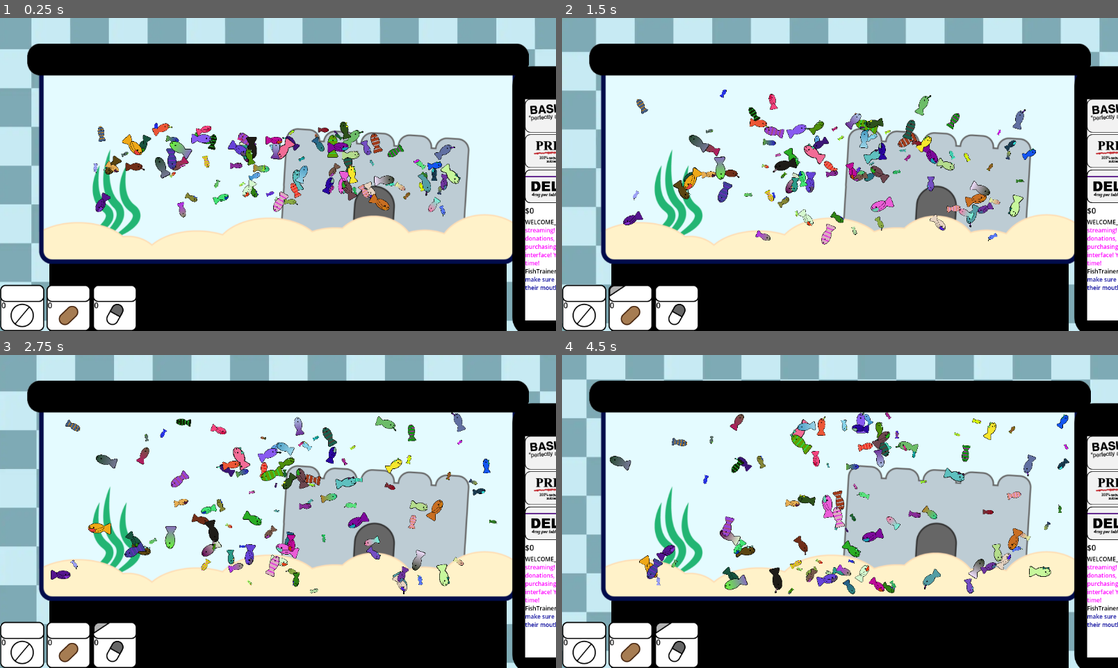
Above: before the commit, frames 1-4 (two rows, left to right).
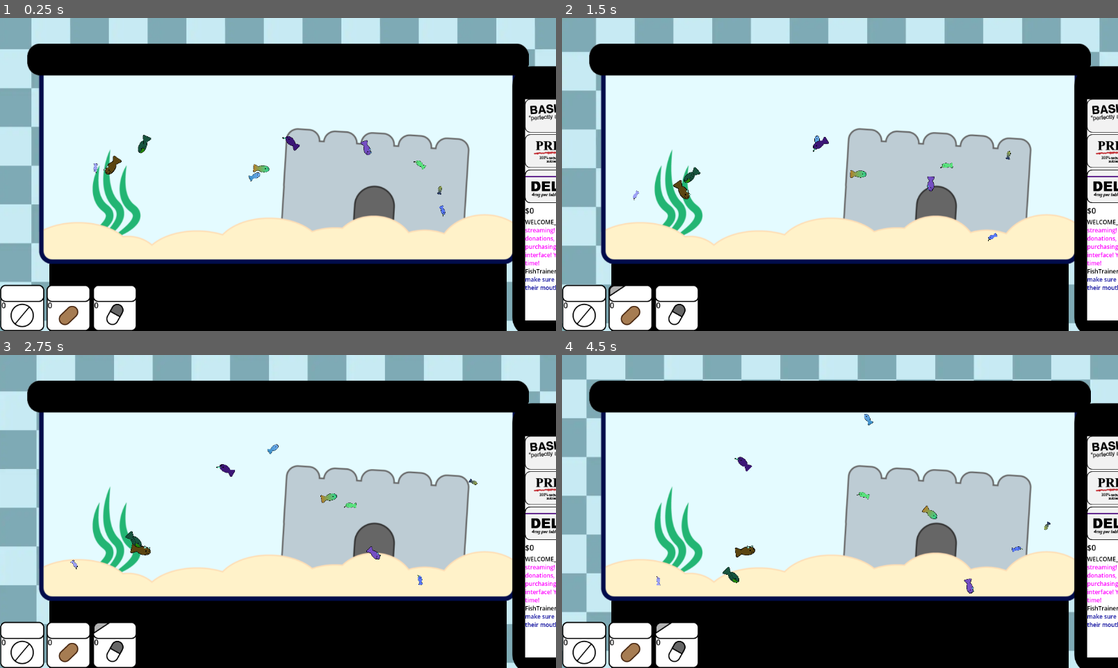
Above: after the commit, the same moments.

Repository: BaliDoggo/brackeys2025
Game: Godot game, scene res://scenes/main.tscn
Two runs of this game, one before a commit and one after it. Both use one fixed random seed, a clock stepped at 60 frames per second and the inputs below. The engine's default icon, where the game draws it, is replaced by a stand-in: a white triangle on a blue panel in a dark square.
Inputs:
- Up to frame 1 (0.25 s): no input
- Up to frame 2 (1.5 s): click "0" at 0.5 s; click "0" at 1.25 s
- Up to frame 3 (2.75 s): click "0" at 2 s
- Up to frame 4 (4.5 s): click "0" at 2.75 s; click "0" at 3.5 s; click "0" at 4.25 s

The runs differ from the first frame. In frame 1, 4.3% of the frame differs, in the area x 17-83%, y 33-64%; in frame 2, 4.6%; in frame 3, 4.7%, in the area x 9-90%, y 18-77%; in frame 4, 4.7%.

Commit message:
buncha sounds

Diff:
--- a/scenes/credits.tscn
+++ b/scenes/credits.tscn
@@ -1,7 +1,8 @@
-[gd_scene load_steps=4 format=3 uid="uid://ccjc0ymnfnfb6"]
+[gd_scene load_steps=5 format=3 uid="uid://ccjc0ymnfnfb6"]
 
 [ext_resource type="Script" path="res://scripts/credits.gd" id="1_gvxe8"]
 [ext_resource type="AudioStream" uid="uid://c578q37ho3n8r" path="res://assets/FishInspectorFinal.wav" id="2_t7x25"]
+[ext_resource type="AudioStream" uid="uid://cwverm5b6e0bb" path="res://assets/669630__funnyfox22__macscream3.mp3" id="3_c4bmi"]
 [ext_resource type="Texture2D" uid="uid://b0kncg2dc6w3f" path="res://assets/phone.svg" id="3_w61wh"]
 
 [node name="Credits" type="Node2D"]
@@ -26,12 +27,15 @@
 text = "[center]The abomination bursts out of the tank.[/center]"
 
 [node name="Timer" type="Timer" parent="."]
-wait_time = 3.0
 one_shot = true
 autostart = true
 
 [node name="InspectorSong" type="AudioStreamPlayer2D" parent="."]
 stream = ExtResource("2_t7x25")
+
+[node name="Scream" type="AudioStreamPlayer2D" parent="."]
+stream = ExtResource("3_c4bmi")
+volume_db = 24.0
 
 [node name="Phone" type="CanvasLayer" parent="."]
 offset = Vector2(575, 650)
--- a/scenes/fish.tscn
+++ b/scenes/fish.tscn
@@ -1,8 +1,10 @@
-[gd_scene load_steps=5 format=3 uid="uid://depip4tnb2vrl"]
+[gd_scene load_steps=7 format=3 uid="uid://depip4tnb2vrl"]
 
 [ext_resource type="Script" path="res://scripts/fish.gd" id="1_f5ugx"]
 [ext_resource type="Texture2D" uid="uid://1ovrfgyi2k68" path="res://assets/fishtemp.png" id="2_k8ym6"]
 [ext_resource type="Texture2D" uid="uid://cqxo2k8g3nabo" path="res://assets/icon.svg" id="2_rocc4"]
+[ext_resource type="AudioStream" uid="uid://dtqap286h7xfl" path="res://assets/712417__zombyklr__jumpscare-2.mp3" id="4_t5xa0"]
+[ext_resource type="AudioStream" uid="uid://bexdyi581578g" path="res://assets/524609__clearwavsound__bone-crunch.wav" id="5_tftik"]
 
 [sub_resource type="RectangleShape2D" id="RectangleShape2D_c65us"]
 size = Vector2(309, 216)
@@ -26,6 +28,13 @@
 wait_time = 3.0
 one_shot = true
 
+[node name="Scream" type="AudioStreamPlayer" parent="."]
+stream = ExtResource("4_t5xa0")
+
+[node name="Eat" type="AudioStreamPlayer" parent="."]
+stream = ExtResource("5_tftik")
+volume_db = 24.0
+
 [node name="Area" type="Area2D" parent="."]
 
 [node name="CollisionShape2D" type="CollisionShape2D" parent="Area"]
--- a/scenes/fish_tank.tscn
+++ b/scenes/fish_tank.tscn
@@ -32,23 +32,19 @@
 [node name="Fish" type="Node2D" parent="."]
 
 [node name="StaticBody2D" type="LightOccluder2D" parent="."]
-visible = false
 position = Vector2(1065, 502)
 occluder = SubResource("OccluderPolygon2D_dwmhv")
 
 [node name="StaticBody2D4" type="LightOccluder2D" parent="."]
-visible = false
 position = Vector2(1065, -25)
 occluder = SubResource("OccluderPolygon2D_dwmhv")
 
 [node name="StaticBody2D2" type="LightOccluder2D" parent="."]
-visible = false
 position = Vector2(90, 1036)
 rotation = 1.5708
 occluder = SubResource("OccluderPolygon2D_dwmhv")
 
 [node name="StaticBody2D3" type="LightOccluder2D" parent="."]
-visible = false
 position = Vector2(1065, 102)
 rotation = -1.5708
 occluder = SubResource("OccluderPolygon2D_dwmhv")
--- a/scenes/food.tscn
+++ b/scenes/food.tscn
@@ -10,6 +10,8 @@
 [ext_resource type="Texture2D" uid="uid://dwu00o5hp31yw" path="res://assets/primocandark.png" id="6_k5yw2"]
 [ext_resource type="Texture2D" uid="uid://cjetcokyq0631" path="res://assets/deluxcan-open.png" id="7_acjt2"]
 [ext_resource type="Texture2D" uid="uid://dcqp8g6reyxd8" path="res://assets/deluxcandark.png" id="9_wkiu3"]
+[ext_resource type="AudioStream" uid="uid://iyuvfhrb6wg4" path="res://assets/757178__henkonen__blip-4.wav" id="11_chljx"]
+[ext_resource type="AudioStream" uid="uid://dhsc5s7nj4yxm" path="res://assets/353067__jofae__bite-cartoon-style.mp3" id="12_26pct"]
 
 [sub_resource type="SystemFont" id="SystemFont_s7bwl"]
 
@@ -70,6 +72,13 @@
 text = "0"
 label_settings = SubResource("LabelSettings_tn3i2")
 
+[node name="AudioStreamPlayer2D" type="AudioStreamPlayer2D" parent="."]
+stream = ExtResource("11_chljx")
+
+[node name="Eat" type="AudioStreamPlayer" parent="."]
+stream = ExtResource("12_26pct")
+volume_db = -25.0
+
 [connection signal="pressed" from="HBoxContainer/Button" to="." method="_on_button_pressed"]
 [connection signal="pressed" from="HBoxContainer/Button2" to="." method="_on_button_2_pressed"]
 [connection signal="pressed" from="HBoxContainer/Button3" to="." method="_on_button_3_pressed"]
--- a/scenes/main.tscn
+++ b/scenes/main.tscn
@@ -1,9 +1,10 @@
-[gd_scene load_steps=7 format=4 uid="uid://b3ar4oisbsykw"]
+[gd_scene load_steps=8 format=4 uid="uid://b3ar4oisbsykw"]
 
 [ext_resource type="Script" path="res://scripts/main.gd" id="1_blnoa"]
 [ext_resource type="AudioStream" uid="uid://dntsbrgxk7m45" path="res://assets/Fish skull squeeze.mp3" id="2_p647c"]
 [ext_resource type="AudioStream" uid="uid://4f4nafm22ewv" path="res://assets/Fish skull squeeze metal cover.mp3" id="3_k1qn8"]
 [ext_resource type="Texture2D" uid="uid://d005t0b6qwu5v" path="res://assets/checkerboard.webp" id="4_didkk"]
+[ext_resource type="AudioStream" uid="uid://c5swd8lelnrwd" path="res://assets/678609__usar2__trtf2-jumpscare-sound-remake-1.wav" id="4_tyxwg"]
 
 [sub_resource type="TileSetAtlasSource" id="TileSetAtlasSource_hx12n"]
 texture = ExtResource("4_didkk")
@@ -27,6 +28,11 @@
 
 [node name="Metal" type="AudioStreamPlayer2D" parent="."]
 stream = ExtResource("3_k1qn8")
+volume_db = 13.0
+
+[node name="Jumpscare" type="AudioStreamPlayer2D" parent="."]
+stream = ExtResource("4_tyxwg")
+volume_db = 13.0
 
 [node name="TileMapLayer" type="TileMapLayer" parent="."]
 z_index = -10
--- a/scripts/credits.gd
+++ b/scripts/credits.gd
@@ -17,9 +17,9 @@
 	await get_tree().create_timer(8).timeout
 	text.text = "[center]...You see the most terrifying thing of all:[/center]"
 	await get_tree().create_timer(8).timeout
-	$InspectorSong.stop()
 	$CanvasLayer.hide()
 	await get_tree().create_timer(1.5).timeout
+	$Scream.play()
 	$Phone.show()
 	create_tween().tween_property($Phone, "scale", Vector2(0.5, 0.5), 5).set_trans(Tween.TRANS_QUAD)
 	create_tween().tween_property($Phone, "offset", Vector2(575, 400), 5).set_trans(Tween.TRANS_QUAD)
--- a/scripts/fish_tank.gd
+++ b/scripts/fish_tank.gd
@@ -7,7 +7,7 @@
 
 # Called when the node enters the scene tree for the first time.
 func _ready() -> void:
-	for i in range(100):
+	for i in range(10):
 		spawn_random_fish()
 
 func spawn_fish(primary,secondary,template,size,pos,facing):
--- a/scripts/food.gd
+++ b/scripts/food.gd
@@ -26,6 +26,7 @@
 func food_purchased(type):
 	var label = $HBoxContainer.get_child( type - 1 ).get_child(0)
 	label.text = str(int(label.text) + 1)
+	$AudioStreamPlayer2D.play()
 
 func new_food(num,amnt,pos):
 	var newFood = food.instantiate()
@@ -39,4 +40,5 @@
 		tut = false
 
 func food_eaten(fish,type):
+	$Eat.play()
 	food_eaten_signal.emit(fish,type)
--- a/scripts/main.gd
+++ b/scripts/main.gd
@@ -24,6 +24,7 @@
 	$Metal.play()
 
 func jumpscare(pos):
+	$Jumpscare.play()
 	var scary = Sprite2D.new()
 	scary.texture = preload("res://assets/image-removebg-preview (2).png")
 	scary.position = pos
--- a/scripts/murder_fish.gd
+++ b/scripts/murder_fish.gd
@@ -5,6 +5,7 @@
 
 # Called every frame. 'delta' is the elapsed time since the previous frame.
 func _init() -> void:
+	$Scream.play()
 	$Timer2.connect('timeout', jumpscare)
 	connect('screenshake', get_parent().get_parent().get_parent().screenshake)
 	$Primary.queue_free()
@@ -31,6 +32,7 @@
 	rotation = lerp_angle(rotation,rot,0.5)
 	position += angle_to_vector(rot) * 5
 	if dist(position, target.position) < 20:
+		$Eat.play()
 		target.kill()
 		screenshake.emit()
 
Not shown, added: assets/353067__jofae__bite-cartoon-style.mp3.import
Not shown, added: assets/524609__clearwavsound__bone-crunch.wav.import
Not shown, added: assets/669630__funnyfox22__macscream3.mp3.import
Not shown, added: assets/678609__usar2__trtf2-jumpscare-sound-remake-1.wav.import
Not shown, added: assets/712417__zombyklr__jumpscare-2.mp3.import
Not shown, added: assets/757178__henkonen__blip-4.wav.import
Not shown: 1 places in scenes/food.tscn that only renumber resources
Not shown, added: assets/353067__jofae__bite-cartoon-style.mp3
Not shown, added: assets/524609__clearwavsound__bone-crunch.wav
Not shown, added: assets/669630__funnyfox22__macscream3.mp3
Not shown, added: assets/678609__usar2__trtf2-jumpscare-sound-remake-1.wav
Not shown, added: assets/712417__zombyklr__jumpscare-2.mp3
(and 1 more such lines)
